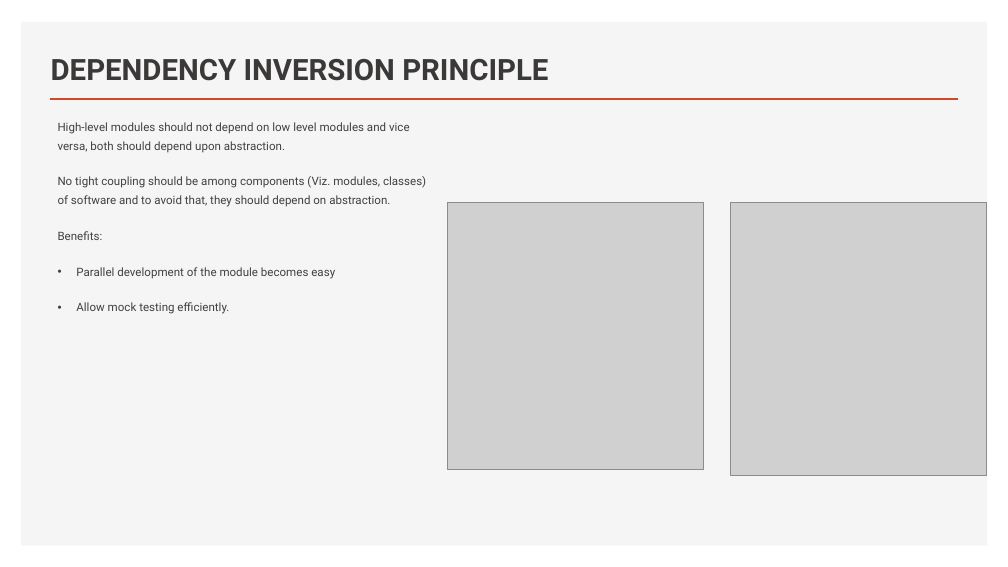
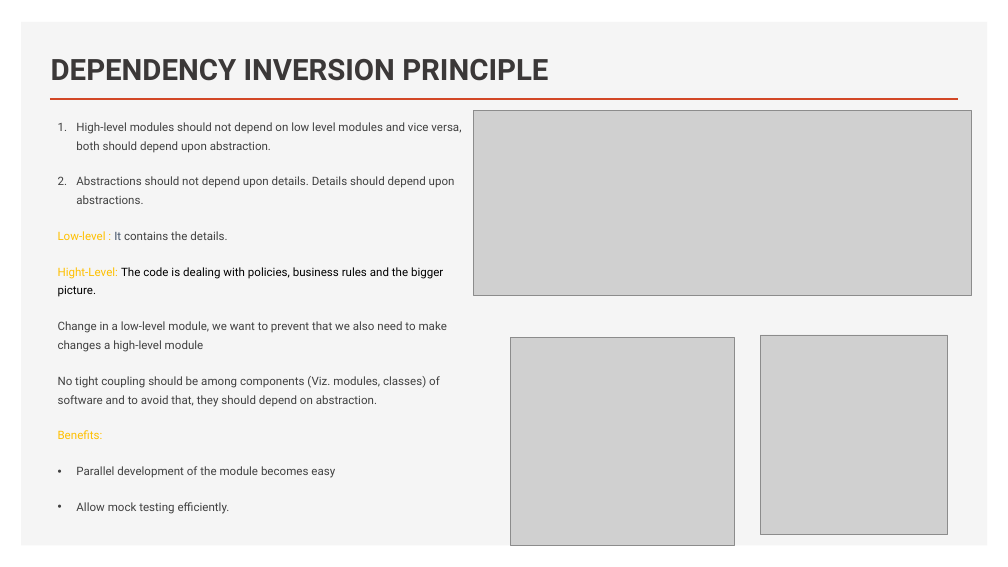
Before and after one commit to jatinrdave/SOLIDPRINCIPLESDEMO, a slide deck: slide 17 of SOLID PRINCIPLES_NEW.pptx (slide 15 before the commit). Drawn at 1008x567 pixels with LibreOffice and Linux fonts; fonts in the diff are those of the drawing; grey boxes stand for pictures. Boxes give left, top, right and bottom in pixels: in the first picture for what was removed or moved away, otherwise in the second. Text is boxed around its words. In the diff, an @@ line names an element or a change of style, - is before the commit and + after.

```diff
--- a/SOLID PRINCIPLES_NEW.pptx
+++ b/SOLID PRINCIPLES_NEW.pptx
@@ picture added at [473, 111, 972, 296] @@
@@ text at [58, 122, 461, 439]: text colour #404040 to #FFC000 in "Benefits:"; bullet none to 1. @@
@@ text at [58, 176, 455, 352]: paragraphs added @@
+2. Abstractions should not depend upon details. Details should depend upon abstractions.
+Low-level : It contains the details.
+Hight-Level: The code is dealing with policies, business rules and the bigger picture.
+Change in a low-level module, we want to prevent that we also need to make changes a high-level module
@@ picture: place and size @@
-picture at [448, 202, 704, 470]
+picture at [510, 337, 734, 544]
@@ picture: place and size @@
-picture at [730, 202, 987, 476]
+picture at [761, 335, 948, 535]
```
Also in this commit, not shown: 10 other slides changed, 4 slides added, 1 slide removed, 18 other files.
